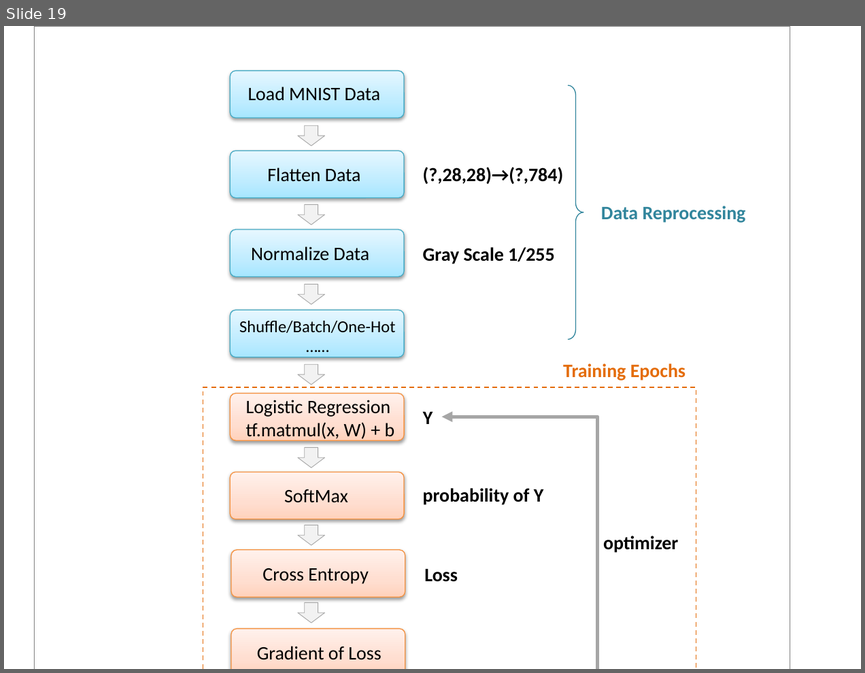
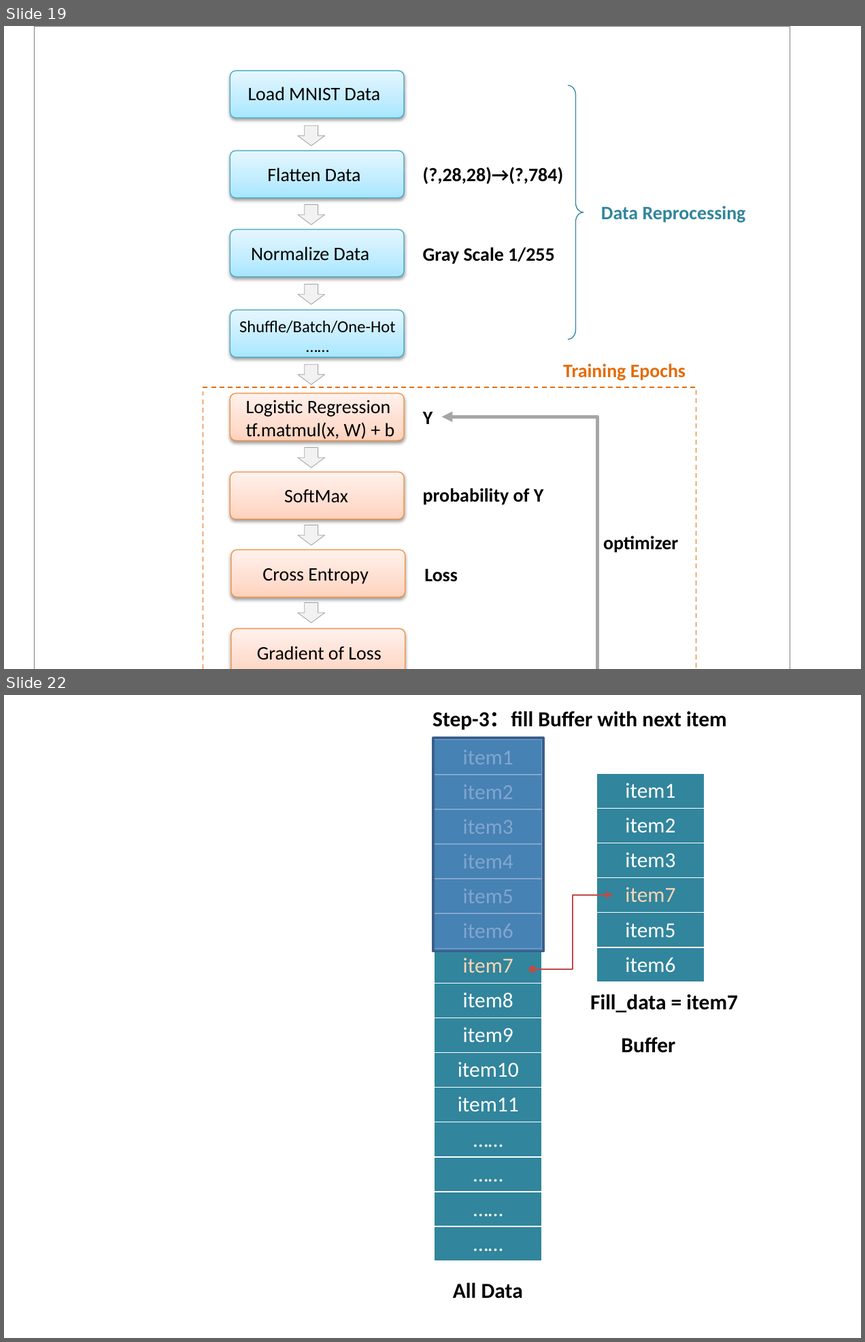
Before and after one commit to zhamppx97/TensorFlow.NET-Tutorials, a slide deck: ppt/tf.reduce_mean.pptx. Shown one above the other, each under a label of ours: slide 19 before the commit, slides 19 and 22 after it; the slides between them are not shown. The pictures are 865x673 and 865x1342 pixels, drawn with LibreOffice and Linux fonts; fonts in the diff are those of the drawing. Boxes give left, top, right and bottom in pixels: in the first picture for what was removed or moved away, otherwise in the second. Text is boxed around its words. In the diff, an @@ line names an element or a change of style, - is before the commit and + after.

```diff
--- a/ppt/tf.reduce_mean.pptx
+++ b/ppt/tf.reduce_mean.pptx
@@ slide 22 added at (4,695,861,1338), background #FFFFFF @@
@@ text added at (432,711,727,730), 18 pt, text #000000, bold @@
+Step-3：fill Buffer with next item
@@ rectangle added at (433,738,544,951), fill #4F81BD at 71% opacity, outline #3A5F8C 2 pt @@
@@ table added at (434,740,542,1261), 15 rows, 1 columns @@
+item1
+item2
+item3
+item4
+item5
+item6
+item7
+item8
+item9
+item10
+item11
+……
+……
+……
+……
@@ table added at (596,774,704,982), 6 rows, 1 columns @@
+item1
+item2
+item3
+item7
+item5
+item6
@@ elbow double arrow added from (532, 969) to (613, 895), #BF4C48 1.5 pt @@
@@ text added at (590,994,738,1013), 18 pt, text #000000, bold @@
+Fill_data = item7
@@ text added at (621,1037,675,1053), 18 pt, text #000000, bold @@
+Buffer
@@ text added at (453,1283,523,1298), 18 pt, text #000000, bold @@
+All Data
```
Also in this commit, not shown: 12 other slides added, 11 other files.
